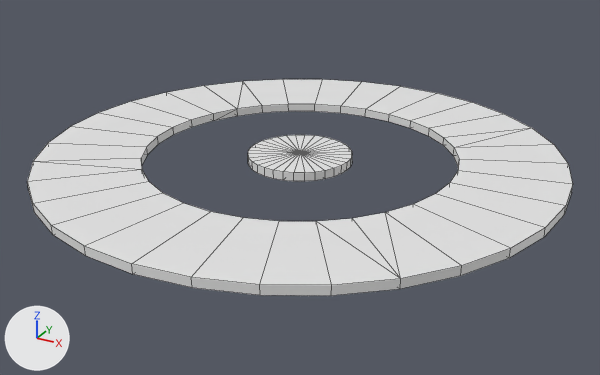
What one commit did to the Blender file blend/BalconyPlatform.blend.
One viewpoint serves both versions: a camera (50 mm lens) standing at (4.3, -7.81, 3.52) and looking at (0.07, -0.12, -0.32). The axes (+X, +Y, +Z) are drawn at lower left. The lights are the same throughout. Mesh edges are drawn as thin lines.
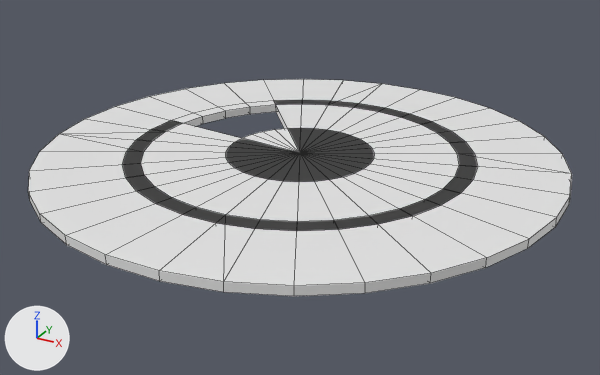
Commit message: Added balcony second draft

Where the newer file only moved an object's origin or applied its transform, the numbers keep the older frame.

Changed parts and their boxes (x1, y1, x2, y2) in the pictures (600 x 375 px):
'Cylinder.002', added
    after: (124, 100, 478, 231)
'Cylinder.001', reshaped
    before: (248, 135, 352, 181)
    after: (226, 128, 374, 182)

Edits to the bpy script that builds the scene:
```text
Change me_cylinder_009:
    where me_cylinder_009.from_pydata(...)  # 66 vertices, 96 faces; spans x -0.6..0.6, y -0.6..0.6, z -0.05..0.05
    used by ob_cylinder_001; location = (0.0, 0.0, 0.0)
    me_cylinder_009 part 1: the whole mesh is multiplied about the mesh origin by the matrix ((-0.673, 1.247, 0.0), (-1.247, -0.673, 0.0), (0.0, 0.0, 1.0))
Add me_cylinder_010:
    me_cylinder_010.from_pydata(...)  # 66 vertices, 88 faces; spans x -2.0..2.0, y -2.0..2.0, z -0.05..0.05
Add ob_cylinder_002:
    ob_cylinder_002 = bpy.data.objects.new('Cylinder.002', me_cylinder_010)
    ob_cylinder_002.location = (-0.001, 0.0, 0.0)
    ob_cylinder_002.rotation_euler = (0.0, 0.0, -0.126)  # degrees (0, 0, -7.2)
```
